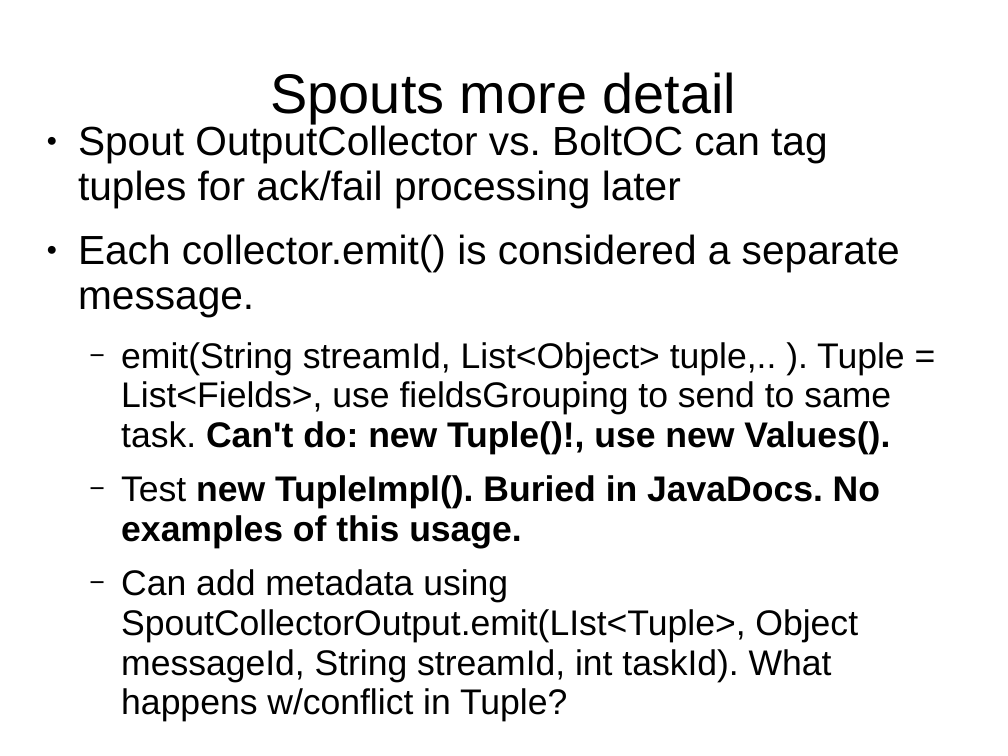
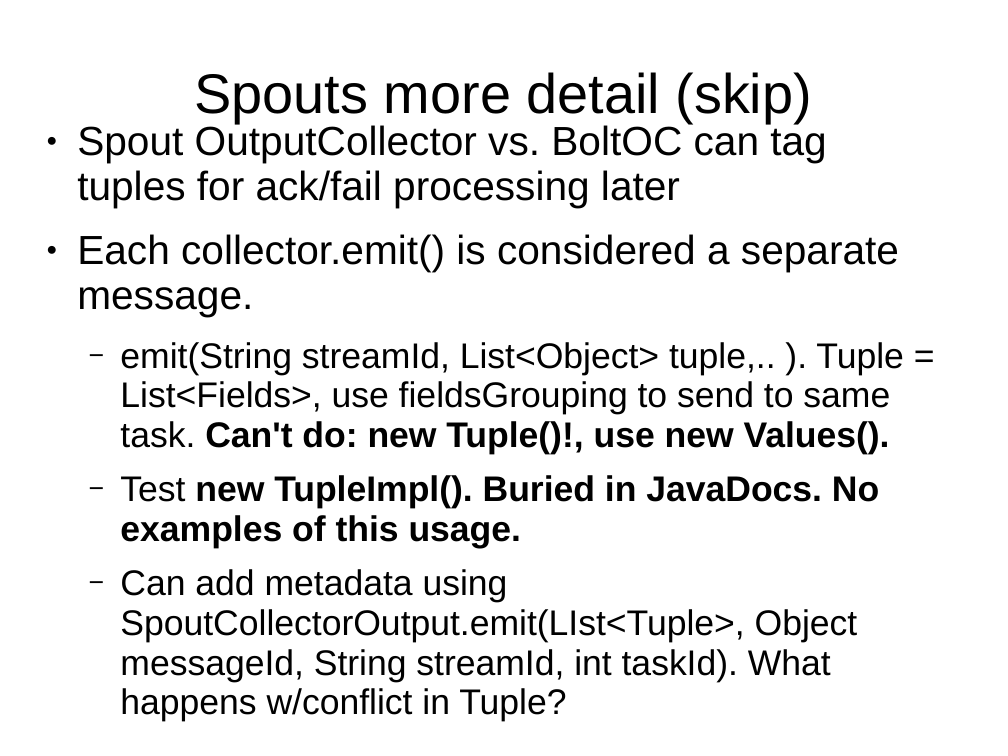
Before and after one commit to dougc333/storm, a slide deck: slide 9 of Storm.ppt (slide 4 before the commit). Drawn at 1008x756 pixels with LibreOffice and Linux fonts; fonts in the diff are those of the drawing. Boxes give left, top, right and bottom in pixels: in the first picture for what was removed or moved away, otherwise in the second. Text is boxed around its words. In the diff, an @@ line names an element or a change of style, - is before the commit and + after.

```diff
--- a/Storm.ppt
+++ b/Storm.ppt
@@ title at <box>195,72,813,123</box>: text changed @@
-Spouts more detail
+Spouts more detail (skip)
@@ text "Spout OutputCollector vs. BoltOC can ..." at <box>77,123,904,722</box>: indent changed @@
```
Also in this commit, not shown: 15 other slides changed, 13 slides added, 2 slides removed, 11 other files.
